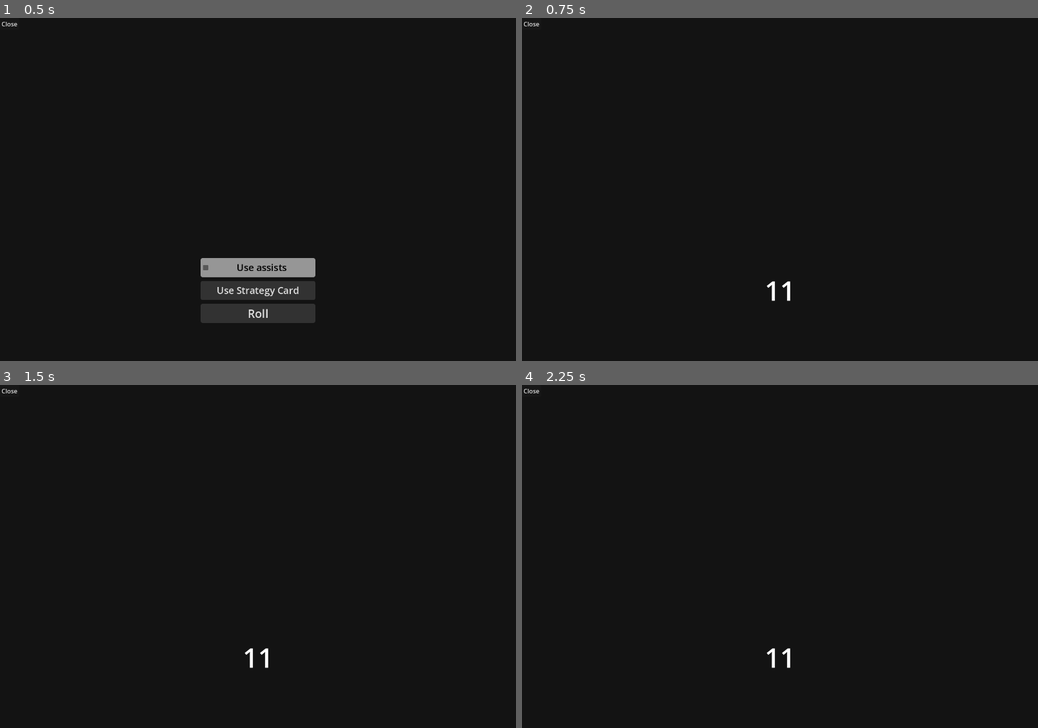
Above: before the commit, frames 1-4 (two rows, left to right).
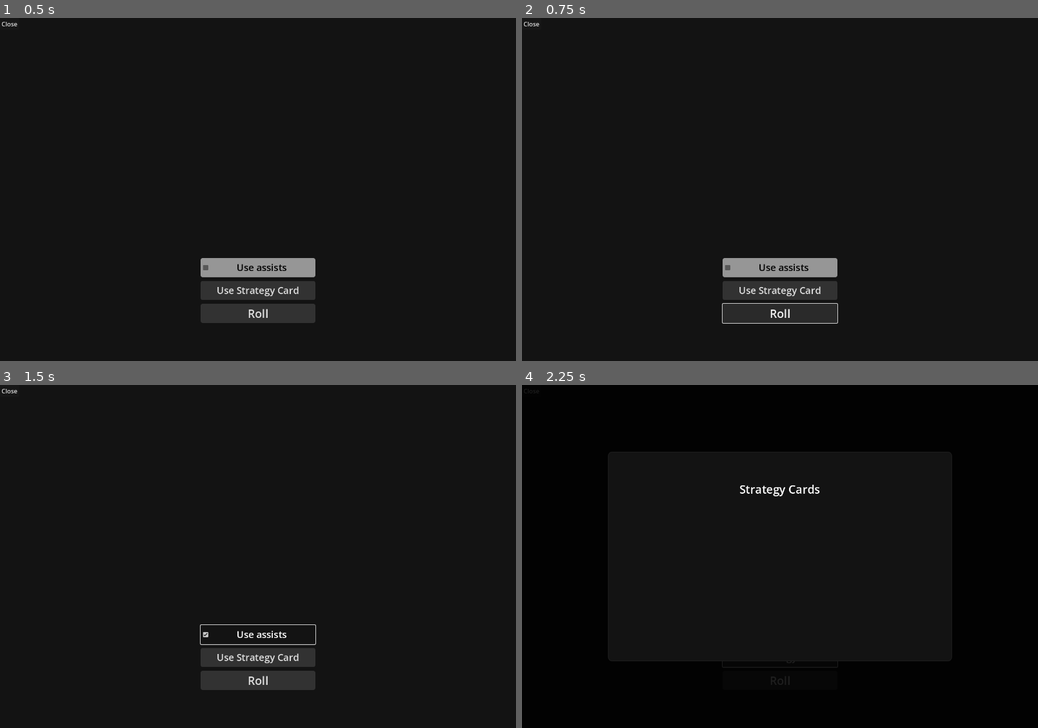
Above: after the commit, the same moments.

Repository: david8zhang/basketball-card-game
Game: Godot game, scene res://prefabs/MatchupContainer.tscn
Two runs of this game, one before a commit and one after it. Both use one fixed random seed, a clock stepped at 60 frames per second and the inputs below. This scene is started directly instead of the project's main scene.
Inputs (mouse positions are in pixels of both pictures, inside the frame that each line leads up to):
- Up to frame 1 (0.5 s): no input
- Up to frame 2 (0.75 s): click "Roll" at 0.5 s
- Up to frame 3 (1.5 s): click (258, 635) at 1.25 s, where only the run after the commit has a clickable "Use assists"
- Up to frame 4 (2.25 s): click (780, 655) at 2 s, where only the run after the commit has a clickable "Use Strategy Card"

Frame 1 is identical in both runs. In frame 2, 2.6% of the frame differs, in the area x 38-62%, y 69-90%; in frame 3, 2.7%, in the area x 38-62%, y 69-89%; in frame 4, 0.3%.
Error before the commit: Invalid access to property or key 'marker' on a base object of type 'Nil'. (res://scripts/MatchupContainer.gd:248)
Error after the commit: Invalid access to property or key 'cpu_team' on a base object of type 'Nil'. (res://scripts/MatchupContainer.gd:94)

Commit message:
added defensive strategy card

Diff:
--- /dev/null
+++ b/resources/strategy/GoodPosition.tres
@@ -0,0 +1,17 @@
+[gd_resource type="Resource" script_class="StrategyCardConfig" load_steps=4 format=3 uid="uid://3xymk6d5gppj"]
+
+[ext_resource type="Script" path="res://scripts/strategy/bonus/StatBonus.gd" id="1_7tatm"]
+[ext_resource type="Script" path="res://scripts/strategy/StrategyCardConfig.gd" id="1_b8cmk"]
+
+[sub_resource type="Resource" id="Resource_wg4b7"]
+script = ExtResource("1_7tatm")
+off_bonus_amount = 0
+def_bonus_amount = 4
+bonus_type = 0
+
+[resource]
+script = ExtResource("1_b8cmk")
+strategy_type = 1
+card_name = "Good Position"
+card_description = "This player gets +4 Defense"
+root_node = SubResource("Resource_wg4b7")
--- a/scripts/MatchupContainer.gd
+++ b/scripts/MatchupContainer.gd
@@ -91,6 +91,8 @@
 		on_roll()
 
 func on_roll():
+	var cpu_team = game.cpu_team
+
 	roll_button.hide()
 	calc_steps = [
 		{
--- a/scripts/StrategyCardSelector.gd
+++ b/scripts/StrategyCardSelector.gd
@@ -28,6 +28,10 @@
 
 func _ready():
   var player_deck = game.player_team.get_strategy_card_deck()
+  if matchup_container.offense_side == Game.Side.PLAYER:
+    player_deck = player_deck.filter(func (card): return card.strategy_type == StrategyCardConfig.StrategyCardType.OFFENSE)
+  else:
+    player_deck = player_deck.filter(func (card): return card.strategy_type == StrategyCardConfig.StrategyCardType.DEFENSE)
   close_button.pressed.connect(on_close_selector)
   var idx = 0
   for config in player_deck:
